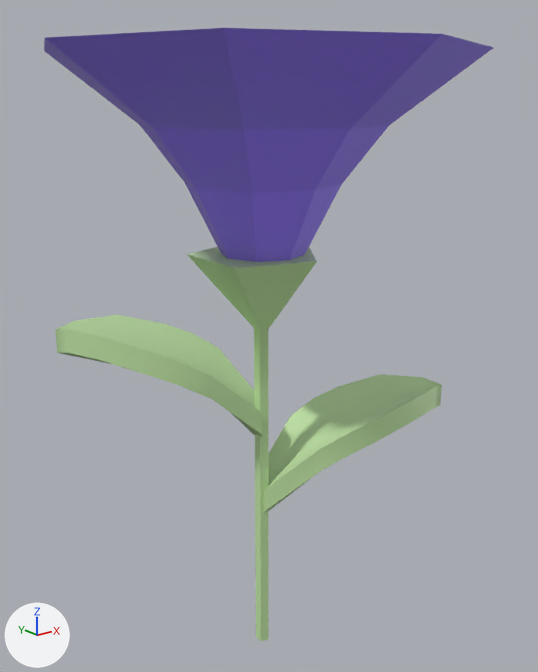
An edit to the glTF model assets/models/MorningGlory.glb, drawn before and after from the same camera.
The view is the same before and after, from a camera (50 mm lens) standing at (-3.17, -4.96, 2.26) and looking at (0.04, -0.95, 0.66). The axes (+X, +Y, +Z) are drawn at lower left. The lights are the same throughout.

The first picture shows 'pCube8', 'pCube9', 'pPipe15', 'pPipe16'.
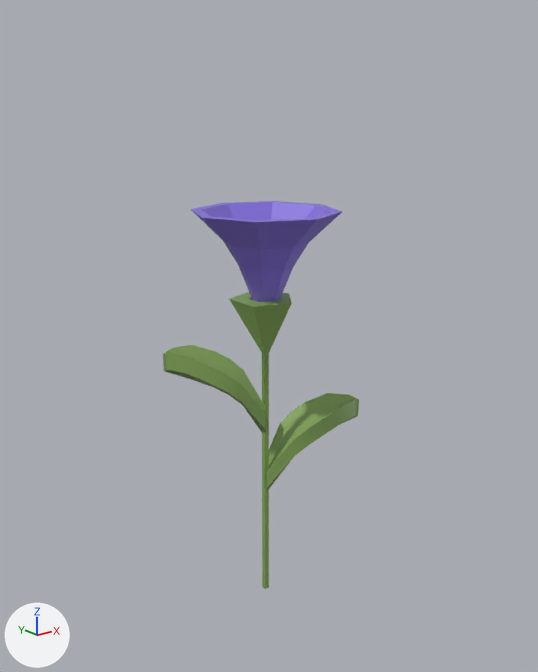
ob_morningglory is not drawn itself; it is the parent of ob_pcube8, ob_pcube9, ob_pcylinder2, ob_ppipe15, ob_ppipe16.

Location of each change, (x1, y1, x2, y2) in pixels of the pictures (538 x 672 px):
'pPipe16', rescaled (66% narrower, 57% shorter): before (44, 28, 494, 262); after (191, 201, 342, 302)
'pCube8', recoloured, rescaled (47% narrower, 30% shorter): before (264, 374, 442, 513); after (266, 393, 359, 490)
'pCube9', recoloured, rescaled (50% narrower, 28% shorter): before (55, 315, 262, 437); after (163, 345, 266, 433)
'pPipe15', recoloured, rescaled (51% narrower, 25% shorter): before (187, 247, 317, 641); after (229, 292, 292, 589)

The edits, one by one:
Material 'blinn21' (mat_blinn21) is new.
Its base color is (0.23, 0.377, 0.101) (green #84a559).
me_pcube8 has 36 vertices, 68 faces and spans x -0.0013..0.0016, y -0.0063..0.0063, z -0.0153..0.0016.
me_pcube8 no longer uses material mat_blinn2 (green #c2e5a6).
me_pcube8 now uses material mat_blinn21 (green #84a559).
me_pcube9 has 36 vertices, 68 faces and spans x -0.0013..0.0016, y -0.0063..0.0063, z -0.0153..0.0016.
me_pcube9 no longer uses material mat_blinn2 (green #c2e5a6).
me_pcube9 now uses material mat_blinn21 (green #84a559).
me_ppipe15 has 60 vertices, 120 faces and spans x -0.0103..0.0111, y -0.0113..0.0113, z -0.0464..0.0323.
me_ppipe15 no longer uses material mat_blinn2 (green #c2e5a6).
me_ppipe15 now uses material mat_blinn21 (green #84a559).
Object 'MorningGlory' (ob_morningglory) is rescaled from (40.0, 40.0, 40.0) to (20.0, 20.0, 30.0).
Object 'pPipe16' (ob_ppipe16) is rescaled from (0.831, 0.831, 0.979) to (0.6, 0.6, 0.6).
